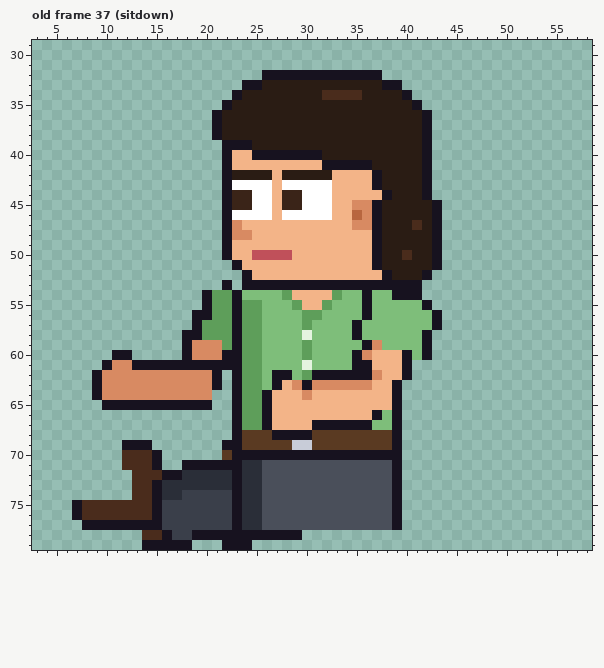
Pixel-art file: sprites/clients/client_vetrec_a_left_anim.aseprite. The picture above was drawn from the file before the commit.
64x80 pixels, 85 frames. Colours within 5 levels of each other are drawn and written as one. Shown: old frame 37 (sitdown): x 3..58, y 29..79. The commit also changed other frames, which this record leaves out.
The result:
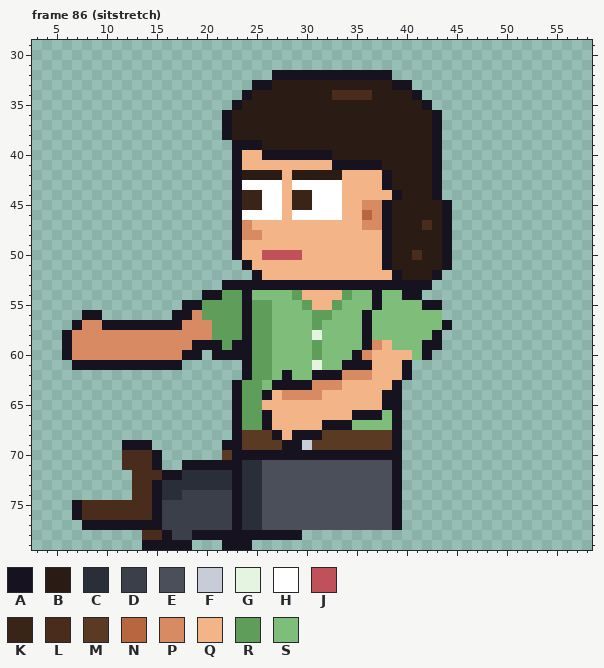
Palette (. is transparent): A #17121f  B #2a1c14  C #2a2e38  D #3a3f4a  E #4a4f5a  F #c8ccd8  G #e4f4e0  H #ffffff  J #c0505a  K #3a2418  L #4a2c1c  M #5a3a22  N #b8663f  P #d88a62  Q #f3b488  R #5e9e5a  S #7ebe7a
A new or re-ordered frame is compared with the old frame closest to it.
Change:
frames 85 -> 123
Changed rows in their new state; - is an unchanged pixel.
Frame 86 (sitstretch) is new; against old frame 37 (sitdown):
first column x 6:
32 --------------------.-----------A------
33 ------------------.-A-----------B-A----
34 -----------------.A-------B---L---BA---
35 ----------------.A-----------------BA--
36 ---------------.A-------------------BA-
37 ---------------.A-------------------BA-
38 ---------------.A-------------------BA-
39 ----------------.--A----------------BA-
40 ----------------.A-Q------A---------BA-
41 ----------------.A--------Q----A----BA-
42 ----------------.A---BQ----B---QA---BA-
43 ----------------.A---HQ----H---QA---BA-
44 ----------------.A-K-HQ-K--H----QA--BA-
45 ----------------.A-K-HQ-K--H-Q-PA----BA
46 ----------------.A---HQ----H-QNPA----BA
47 ----------------.AP----------Q-PA--BLBA
48 ----------------.A-P-----------QA----BA
49 ----------------.A-------------QA----BA
50 ----------------.A-Q---J-------QA-BL-BA
51 -----------------.A------------QA----BA
52 ------------------.A------------QA--BA-
53 -----------------A------------------A--
54 ---------------A-RA---SR---QR-SA-S-----
55 ------------AAR--RA-R--SR-QR--SA-----A-
56 --AA-------AAPR--RA-R---S-R----------S-
57 -APPAAAAAAAAPPP--RA-R---SR---SA------SA
58 APPPPPPPPPPPPPP--RA-R---SG---SA-----SA-
59 APPPPPPPPPPPPAAA--A-R---SR------Q----A-
60 APPPPPPPPPPP-A.A--A-R---SR--------Q----
61 -AAA-AA-----......A-R---SG--A----------
62 ---.............-.A-RS--S---PPPQ-------
63 ---.............------AA----QQQ--------
64 ---............-------PP-P------A------
65 ----...........-----Q-----------A------
66 -----------------------------AA--------
67 -------------------------Q---SS--------
68 ----------------------Q--A-------------
69 ----------------------AA---------------
Where, in picture pixels (left, top, right, bottom), the same in both pictures:
changed: (62, 70, 452, 450)
